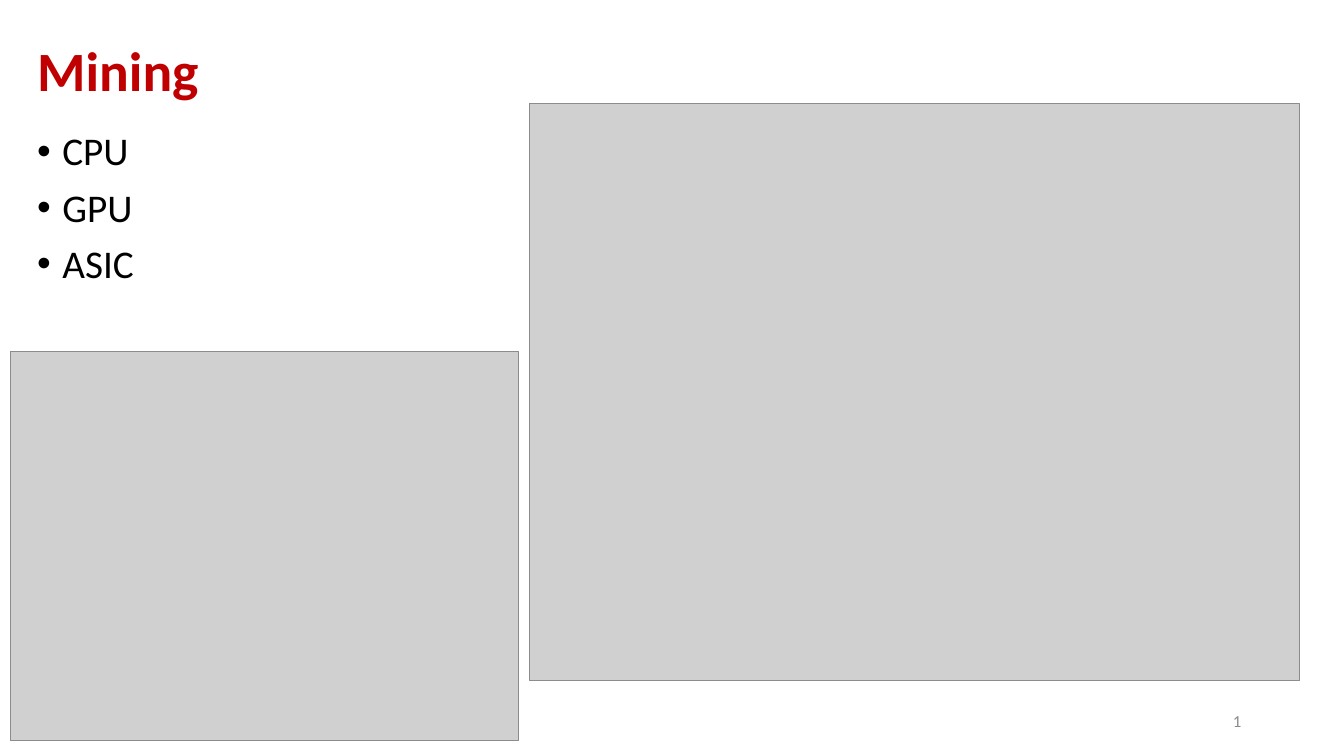
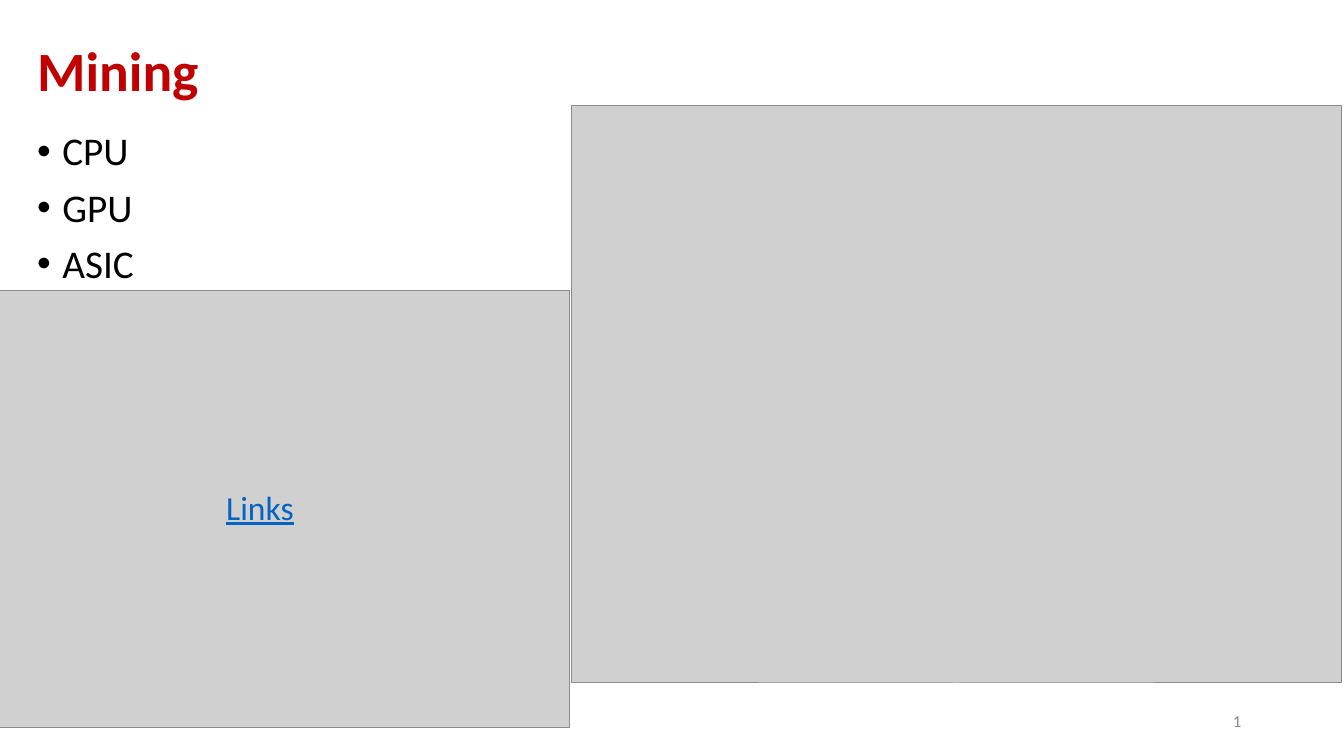
Before and after one commit to andyplusplus/blockchain, a slide deck: slide 1 of how_bitcoin_works/How_02_Mining_blocks_blockchain.pptx. Drawn at 1344x756 pixels with LibreOffice and Linux fonts; fonts in the diff are those of the drawing; grey boxes stand for pictures. Boxes give left, top, right and bottom in pixels: in the first picture for what was removed or moved away, otherwise in the second. Text is boxed around its words. In the diff, an @@ line names an element or a change of style, - is before the commit and + after.

```diff
--- a/how_bitcoin_works/How_02_Mining_blocks_blockchain.pptx
+++ b/how_bitcoin_works/How_02_Mining_blocks_blockchain.pptx
@@ picture moved from (x1=530, y1=104, x2=1301, y2=682) to (x1=572, y1=106, x2=1342, y2=684) @@
@@ picture resized from (x1=10, y1=352, x2=519, y2=741) to (x1=0, y1=290, x2=570, y2=728) @@
@@ text added at (x1=226, y1=496, x2=294, y2=525), 24 pt, text #0563C1, underline @@
+Links
```
Also in this commit, not shown: 2 other slides changed, 1 other file.
